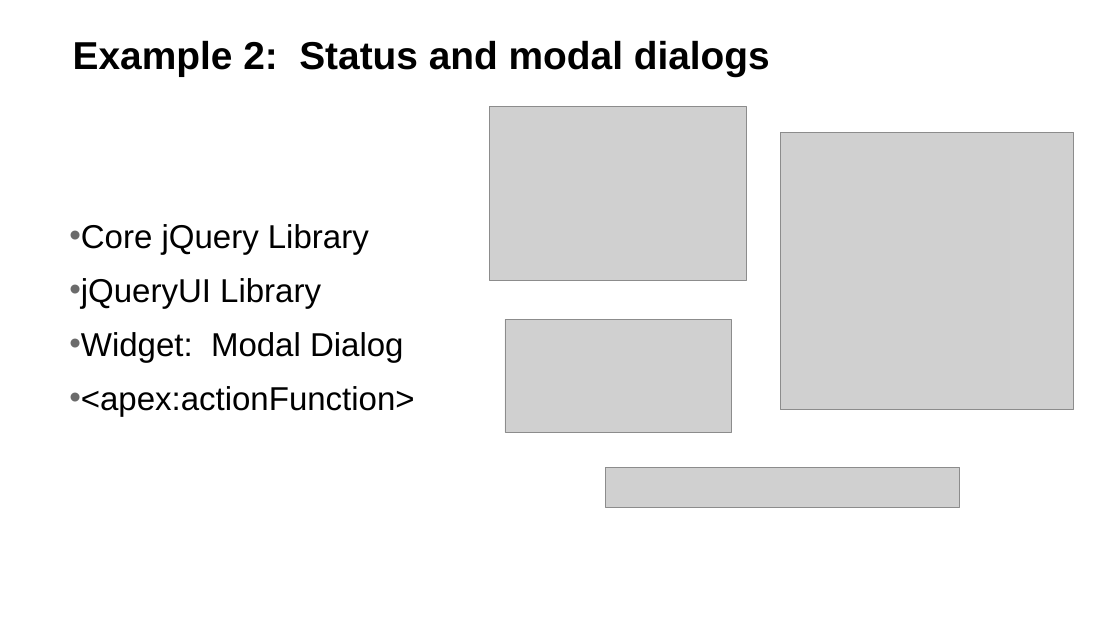
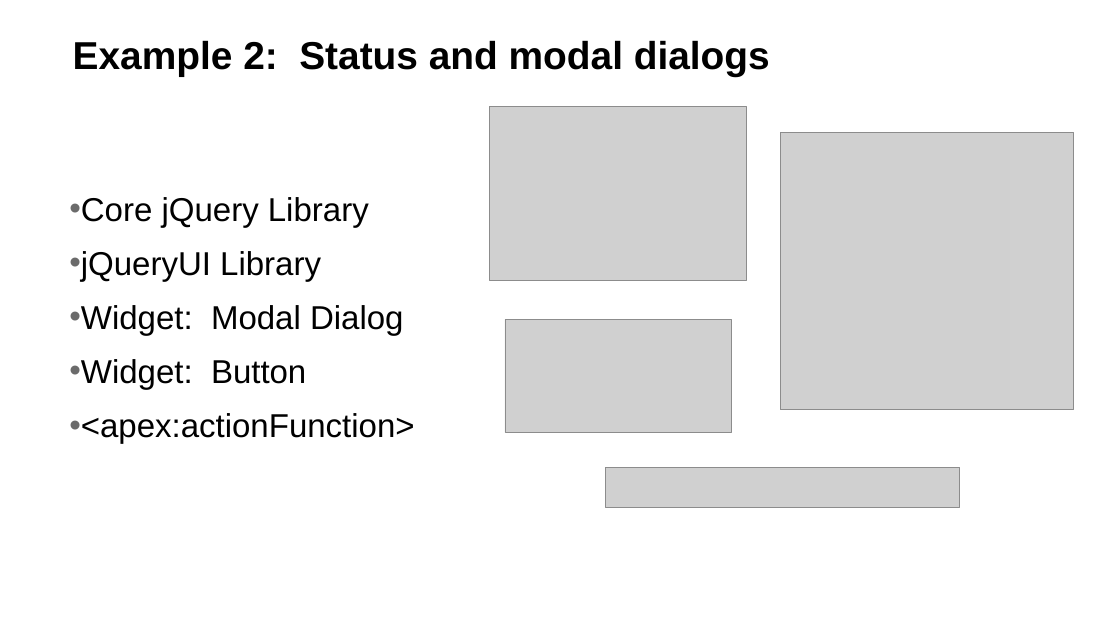
Before and after one commit to techman97/SFDC_Code, a slide deck: slide 15 of 16x9_DF2012_v3 - jQuery.pptx. Drawn at 1120x630 pixels with LibreOffice and Linux fonts; fonts in the diff are those of the drawing; grey boxes stand for pictures; background and template pictures are left out. Boxes give left, top, right and bottom in pixels: in the first picture for what was removed or moved away, otherwise in the second. Text is boxed around its words. In the diff, an @@ line names an element or a change of style, - is before the commit and + after.

```diff
--- a/16x9_DF2012_v3 - jQuery.pptx
+++ b/16x9_DF2012_v3 - jQuery.pptx
@@ text at box(69, 359, 306, 390): paragraph added @@
+• Widget: Button
```
Also in this commit, not shown: 6 other slides changed, 2 other files.
